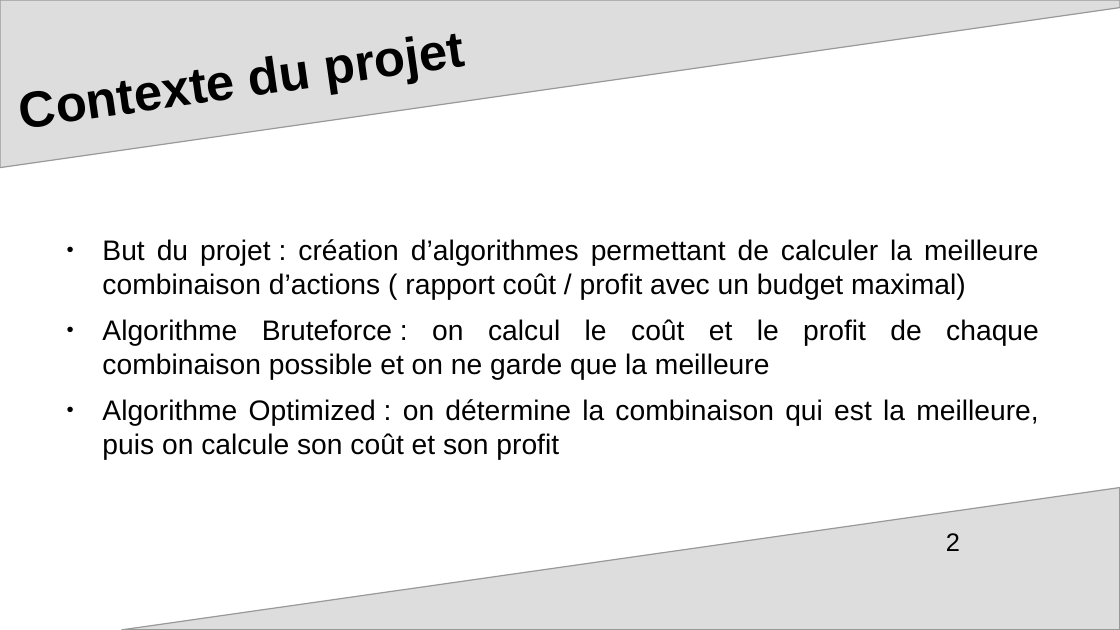
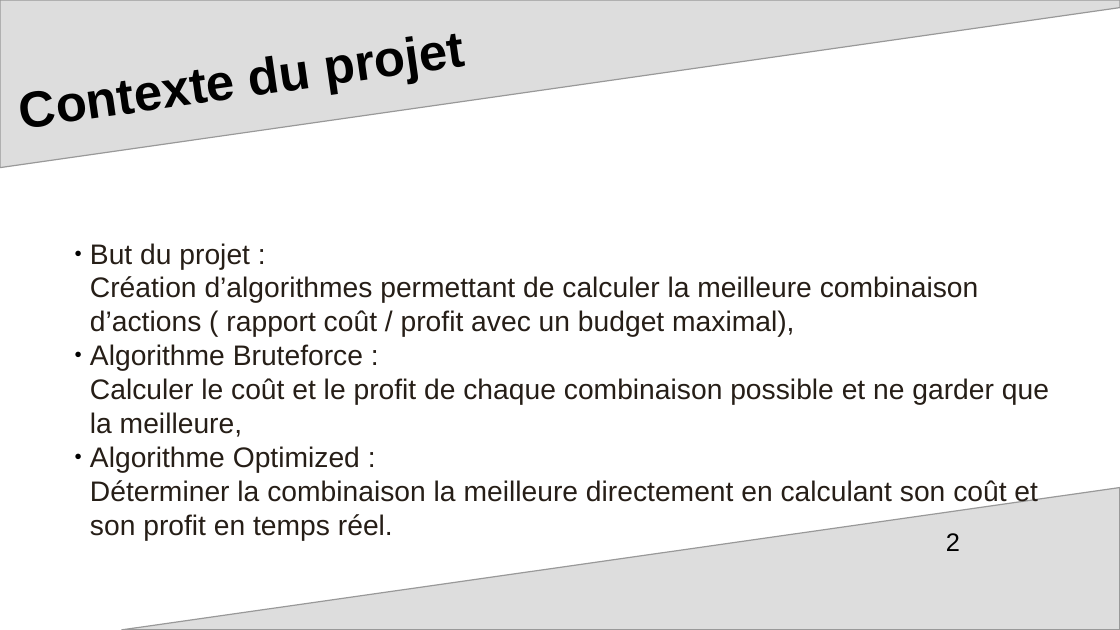
Before and after one commit to mcourte/OC_Projet7, a slide deck: slide 2 of ppt_soutenance.odp. Drawn at 1120x630 pixels with LibreOffice and Linux fonts; fonts in the diff are those of the drawing; background and template pictures are left out. Boxes give left, top, right and bottom in pixels: in the first picture for what was removed or moved away, otherwise in the second. Text is boxed around its words. In the diff, an @@ line names an element or a change of style, - is before the commit and + after.

```diff
--- a/ppt_soutenance.odp
+++ b/ppt_soutenance.odp
@@ text at bbox=[90, 244, 1049, 541]: text changed; text colour #000000 to #261E17 @@
-● But du projet : création d’algorithmes permettant de calculer la meilleure combinaison d’actions ( rapport coût / profit avec un budget maximal)
-● Algorithme Bruteforce : on calcul le coût et le profit de chaque combinaison possible et on ne garde que la meilleure
-● Algorithme Optimized : on détermine la combinaison qui est la meilleure, puis on calcule son coût et son profit
+● But du projet :
+Création d’algorithmes permettant de calculer la meilleure combinaison d’actions ( rapport coût / profit avec un budget maximal),
+● Algorithme Bruteforce :
+Calculer le coût et le profit de chaque combinaison possible et ne garder que la meilleure,
+● Algorithme Optimized :
+Déterminer la combinaison la meilleure directement en calculant son coût et son profit en temps réel.
```
Also in this commit, not shown: 9 other slides changed, 5 slides added, 7 slides removed, 1 other file.
